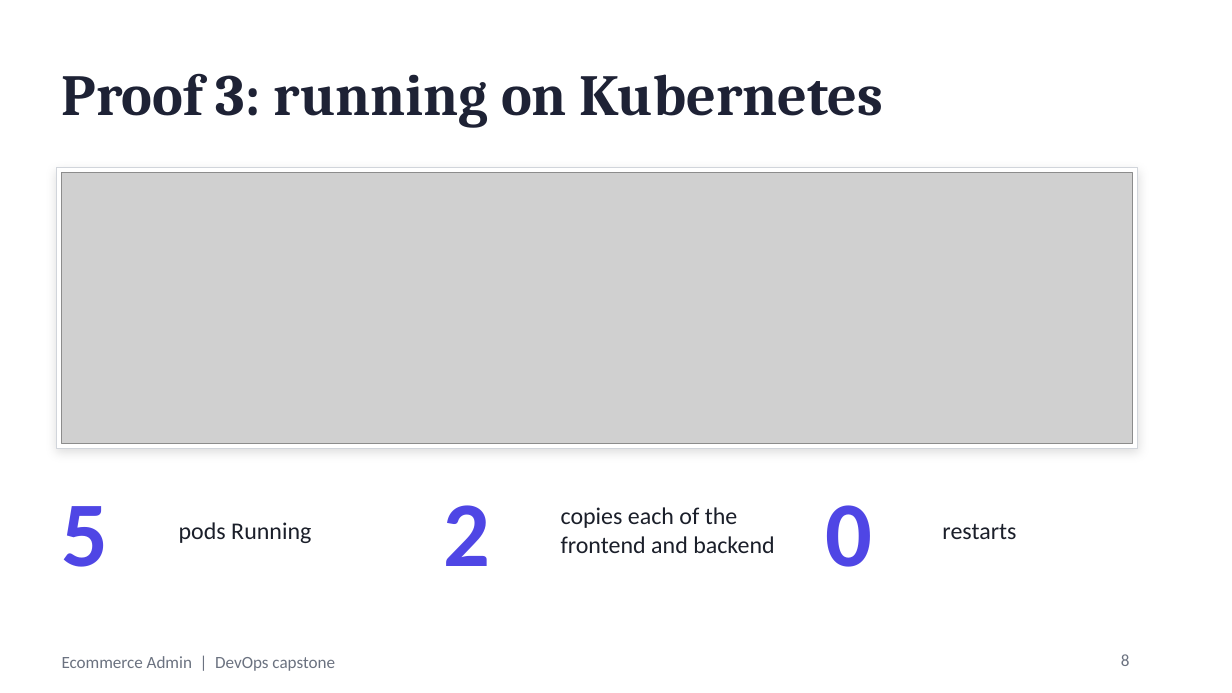
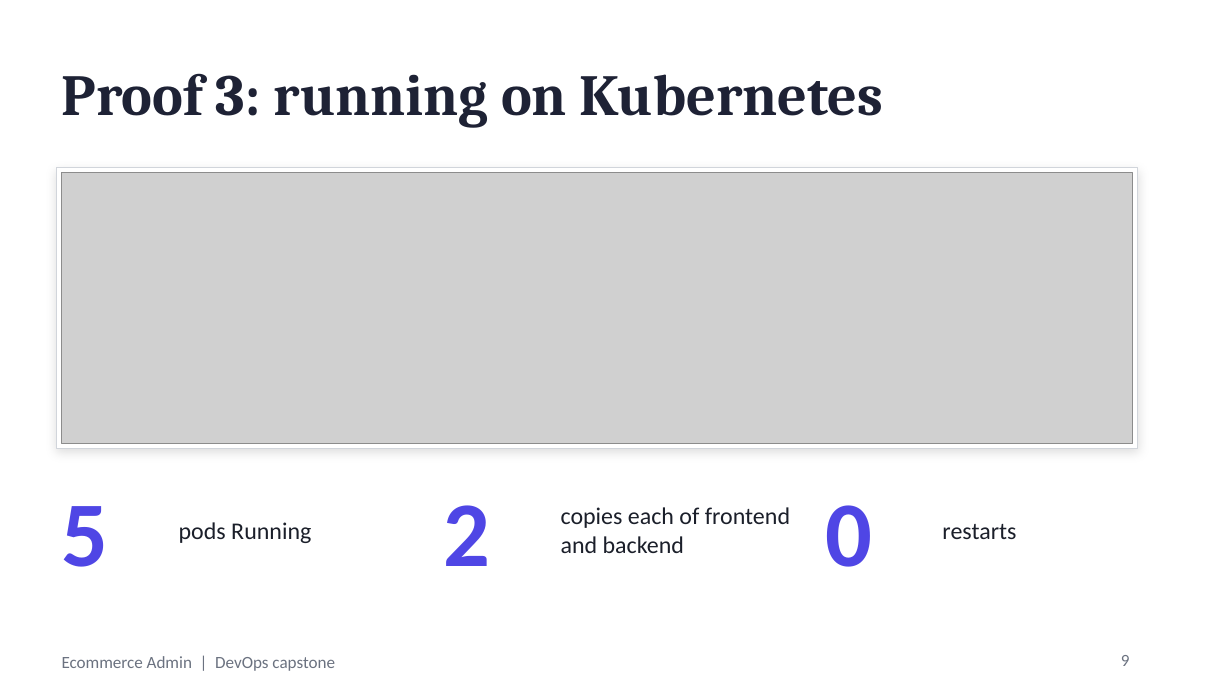
Before and after one commit to CRIMSONHydra/Devops-capstone, a slide deck: slide 9 of Ecommerce-Admin-DevOps-Capstone.pptx (slide 8 before the commit). Drawn at 1232x693 pixels with LibreOffice and Linux fonts; fonts in the diff are those of the drawing; grey boxes stand for pictures. Boxes give left, top, right and bottom in pixels: in the first picture for what was removed or moved away, otherwise in the second. Text is boxed around its words. In the diff, an @@ line names an element or a change of style, - is before the commit and + after.

```diff
--- a/Ecommerce-Admin-DevOps-Capstone.pptx
+++ b/Ecommerce-Admin-DevOps-Capstone.pptx
@@ text at box(561, 507, 790, 553): text changed @@
-copies each of the frontend and backend
+copies each of frontend and backend
@@ page number at box(1121, 655, 1130, 666): text changed @@
-8
+9
```
Also in this commit, not shown: 11 other slides changed, 2 slides added, 3 other files.
